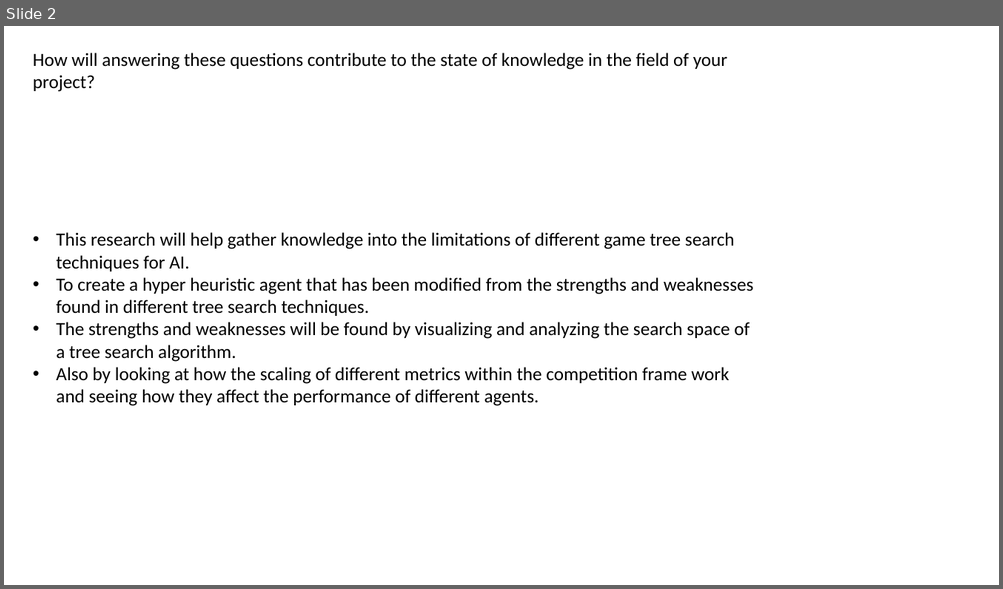
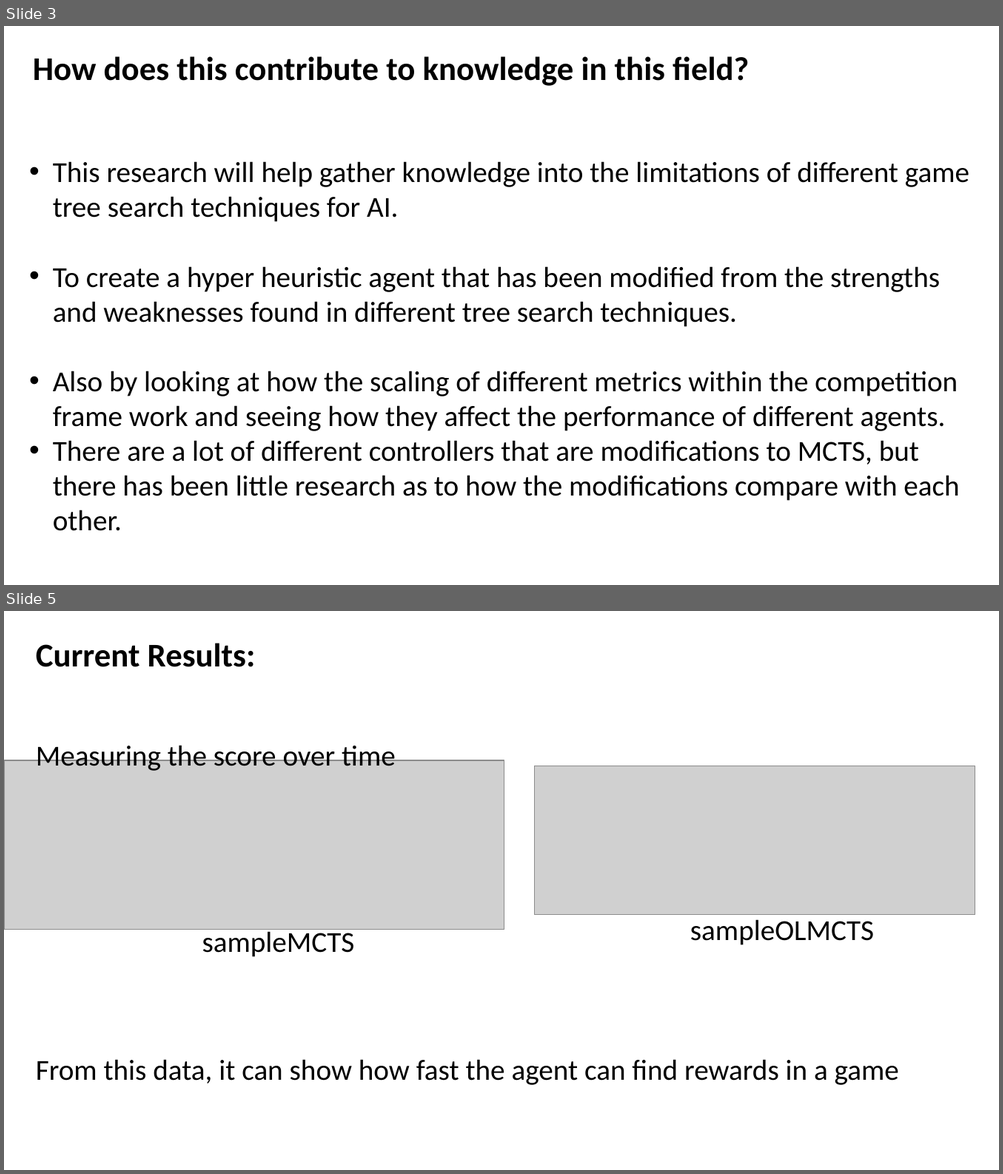
Before and after one commit to Alli1223/comp320-comp360-dissertation, a slide deck: Presentations/Findings Presentation/Findings.pptx. Shown one above the other, each under a label of ours: slide 2 before the commit, slides 3 and 5 after it; the slides between them are not shown. The pictures are 1003x589 and 1003x1174 pixels, drawn with LibreOffice and Linux fonts; fonts in the diff are those of the drawing; grey boxes stand for pictures. Boxes give left, top, right and bottom in pixels: in the first picture for what was removed or moved away, otherwise in the second. Text is boxed around its words. In the diff, an @@ line names an element or a change of style, - is before the commit and + after.

```diff
--- a/Presentations/Findings Presentation/Findings.pptx
+++ b/Presentations/Findings Presentation/Findings.pptx
@@ slide 5 added at <box>4,611,999,1170</box>, background #FFFFFF @@
@@ text added at <box>36,643,256,667</box>, 32 pt, text #000000, bold @@
+Current Results:
@@ text added at <box>36,741,395,771</box>, 28 pt, text #000000 @@
+Measuring the score over time
@@ picture added at <box>4,760,504,930</box> @@
@@ picture added at <box>535,766,975,914</box> @@
@@ text added at <box>690,920,874,945</box>, 28 pt, text #000000 @@
+sampleOLMCTS
@@ text added at <box>202,928,355,957</box>, 28 pt, text #000000 @@
+sampleMCTS
@@ text added at <box>36,1059,899,1085</box>, 28 pt, text #000000 @@
+From this data, it can show how fast the agent can find rewards in a game
@@ what was slide 2 is now slide 3 @@
@@ slide 3 changed as well @@
@@ text at <box>33,56,748,86</box>: text changed; size 18 to 32 pt; bold on @@
-How will answering these questions contribute to the state of knowledge in the field of your project?
+How does this contribute to knowledge in this field?
@@ text "This research will help gather ...": place and size @@
-text "This research will help gather ..." at <box>56,232,754,406</box>
+text "This research will help gather ..." at <box>53,161,969,531</box>
@@ text at <box>53,161,969,432</box>: size 18 to 28 pt in "This research will help gather knowledge into ...", "To create a hyper heuristic agent that ...", "Also by looking at how the scaling ..." @@
@@ text at <box>56,322,749,362</box>: paragraph removed @@
-• The strengths and weaknesses will be found by visualizing and analyzing the search space of a tree search algorithm.
@@ text at <box>53,440,959,531</box>: paragraph added @@
+• There are a lot of different controllers that are modifications to MCTS, but there has been little research as to how the modifications compare with each other.
```
Also in this commit, not shown: 3 other slides changed, 5 other slides added, 5 slides removed, 13 other files.
